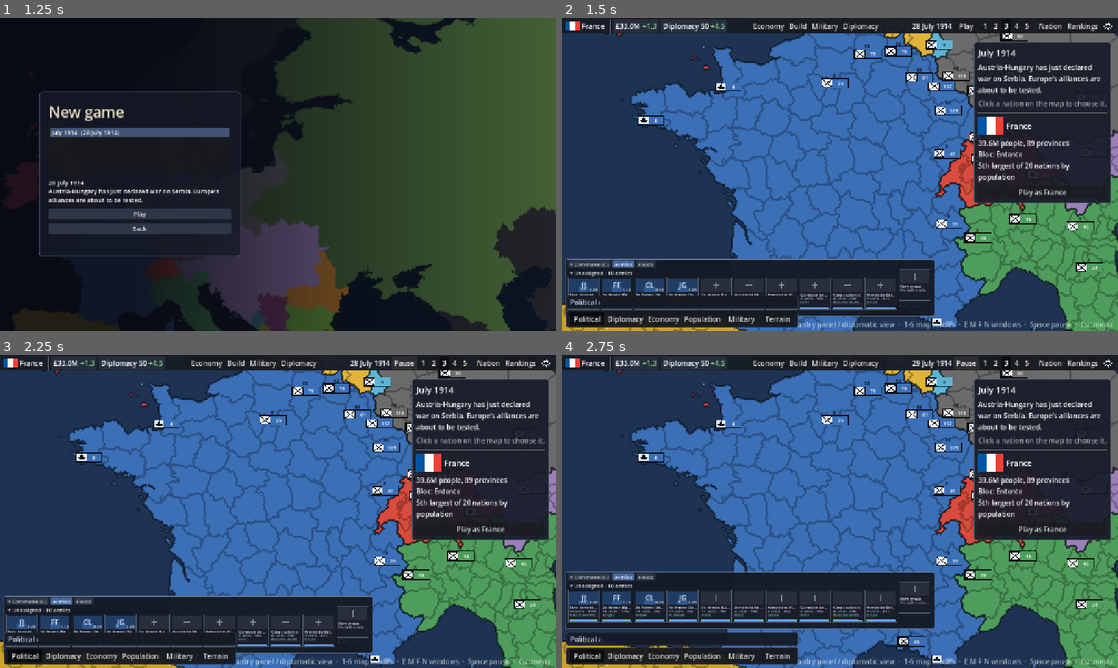
Above: before the commit, frames 1-4 (two rows, left to right).
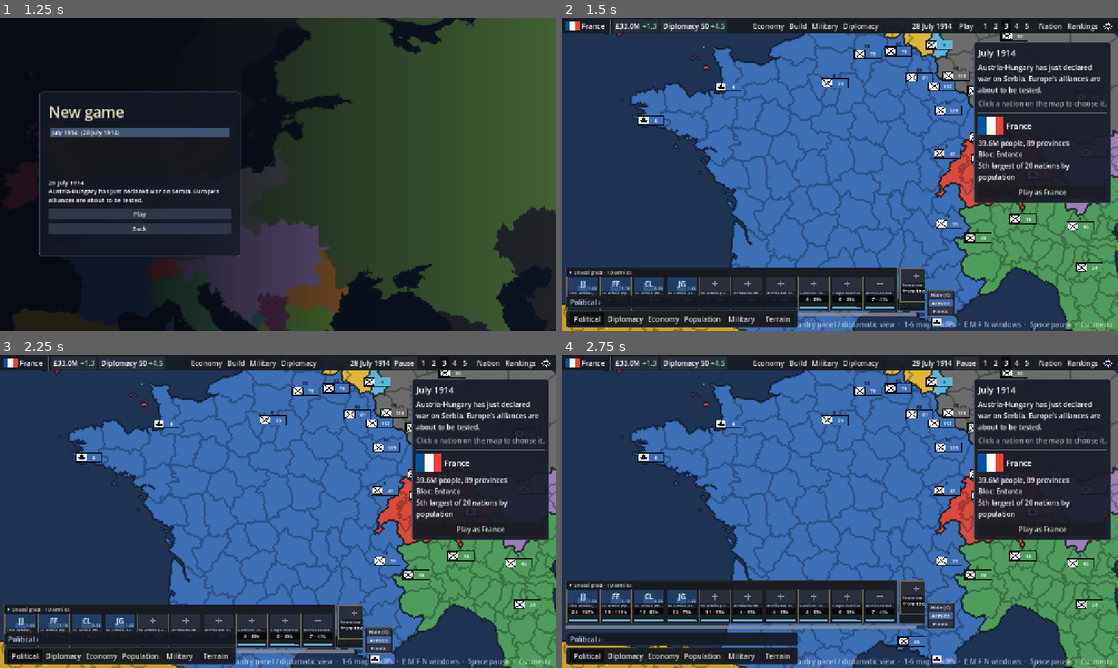
Above: after the commit, the same moments.

Repository: Yuri054/Foreign-Skies
Game: Godot game, scene res://scenes/menu.tscn
Same seed, same stepped clock (60 frames per second), same inputs: the game is played once before the commit and once after it.
Inputs:
- Up to frame 1 (1.25 s): click "New game" at 0.5 s
- Up to frame 2 (1.5 s): click "Play" at 1.25 s
- Up to frame 3 (2.25 s): click "Play" at 2 s
- Up to frame 4 (2.75 s): no input

Frame 1 is identical in both runs. In frame 2, 4.9% of the frame differs, in the area x 0-71%, y 76-96%; in frame 3, 4.9%; in frame 4, 6.5%, in the area x 0-71%, y 69-88%.

Commit message:
Style the command panel after Hearts of Iron: framed group blocks, count strips, tab column
Co-Authored-By: Claude Sonnet 5.5 <noreply@anthropic.com>

Diff:
--- a/scripts/ui/command_card.gd
+++ b/scripts/ui/command_card.gd
@@ -8,7 +8,7 @@
 signal pressed(shift: bool)
 signal context_requested(at: Vector2)
 
-const SIZE := Vector2(72, 72)
+const SIZE := Vector2(72, 76)
 const TILE_H := 30.0
 const GOLD := Color(0.95, 0.78, 0.25)
 const SELECT := Color(1.0, 0.95, 0.4)
@@ -90,13 +90,12 @@
 	for m in marks:
 		_text(font, m, Vector2(x, tile.position.y + 10.0), -1.0, 10, WARN if m == "!" else Color.WHITE, HORIZONTAL_ALIGNMENT_LEFT)
 		x += 10.0
-	var y := tile.end.y + 10.0
-	_text(font, title, Vector2(3, y), size.x - 6.0, 9, Color(0.92, 0.94, 1.0), HORIZONTAL_ALIGNMENT_LEFT)
-	y += 9.0
-	_text(font, line1, Vector2(3, y), size.x - 6.0, 9, Color(0.7, 0.74, 0.82), HORIZONTAL_ALIGNMENT_LEFT)
-	if not line2.is_empty():
-		y += 8.0
-		_text(font, line2, Vector2(3, y), size.x - 6.0, 8, Color(0.6, 0.64, 0.72), HORIZONTAL_ALIGNMENT_LEFT)
+	var y := tile.end.y + 9.0
+	_text(font, title, Vector2(3, y), size.x - 6.0, 9, Color(0.86, 0.88, 0.94), HORIZONTAL_ALIGNMENT_LEFT)
+	# The figure under the card, white on a dark strip (the units of an army, the ships of a fleet).
+	var strip := Rect2(2, tile.end.y + 12.0, size.x - 4.0, 15.0)
+	draw_rect(strip, Color(0.03, 0.035, 0.04, 0.95))
+	_text(font, line1, Vector2(strip.position.x, strip.end.y - 3.0), strip.size.x, 12, Color.WHITE)
 	var bar_y := size.y - 7.0
 	if strength >= 0.0:
 		draw_rect(Rect2(3, bar_y, size.x - 6.0, 2), Color(0, 0, 0, 0.6))
@@ -104,7 +103,7 @@
 	if morale >= 0.0:
 		draw_rect(Rect2(3, bar_y + 3.0, size.x - 6.0, 2), Color(0, 0, 0, 0.6))
 		draw_rect(Rect2(3, bar_y + 3.0, (size.x - 6.0) * clampf(morale, 0.0, 1.0), 2), Color(0.4, 0.65, 0.95))
-	var border := Color(0.3, 0.34, 0.42)
+	var border := Color(0.45, 0.41, 0.3)
 	var width := 1.0
 	if marshal:
 		border = GOLD
--- a/scripts/ui/command_panel.gd
+++ b/scripts/ui/command_panel.gd
@@ -12,7 +12,7 @@
 const BOTTOM := 34.0
 ## Room the build queue takes at the right while it shows.
 const QUEUE_ROOM := 318.0
-const MIN_WIDE := 360.0
+const MIN_CARDS := 220.0
 ## The share of the screen width the panel may take; the cards scroll beyond it.
 const MAX_SHARE := 0.7
 ## Room under the cards for the scroll bar.
@@ -31,7 +31,9 @@
 var _tab_army := Button.new()
 var _tab_navy := Button.new()
 var _title := Label.new()
-var _body := VBoxContainer.new()
+var _top := PanelContainer.new()
+var _div_frame := PanelContainer.new()
+var _tabs_col := PanelContainer.new()
 var _army_orders := HFlowContainer.new()
 var _fleet_orders := HFlowContainer.new()
 var _scroll := ScrollContainer.new()
@@ -94,16 +96,9 @@
 	offset_top = -BOTTOM
 	offset_bottom = -BOTTOM
 	_open = UiSettings.command_open
-	var style := StyleBoxFlat.new()
-	style.bg_color = Color(0.08, 0.1, 0.14, 0.95)
-	style.border_color = Color(0.4, 0.46, 0.58)
-	style.set_border_width_all(1)
-	style.set_corner_radius_all(4)
-	style.content_margin_left = 6
-	style.content_margin_right = 6
-	style.content_margin_top = 3
-	style.content_margin_bottom = 4
-	add_theme_stylebox_override("panel", style)
+	# No box around the whole panel: the map shows between the framed blocks, as in the
+	# Paradox games.
+	add_theme_stylebox_override("panel", StyleBoxEmpty.new())
 	# Smaller text than the rest of the interface keeps the panel short.
 	var small := UiTheme.build()
 	small.default_font_size = 12
@@ -122,12 +117,18 @@
 	var box := VBoxContainer.new()
 	box.add_theme_constant_override("separation", 3)
 	add_child(box)
-	var head := HBoxContainer.new()
-	head.add_theme_constant_override("separation", 4)
-	box.add_child(head)
+	# The orders for the selection sit in a frame of their own above the cards.
+	_top.add_theme_stylebox_override("panel", frame_style())
+	_top.size_flags_horizontal = Control.SIZE_SHRINK_BEGIN
+	_div_frame.add_theme_stylebox_override("panel", frame_style())
+	_div_frame.size_flags_horizontal = Control.SIZE_SHRINK_BEGIN
+	box.add_child(_top)
+	box.add_child(_div_frame)
+	var strip := HBoxContainer.new()
+	strip.add_theme_constant_override("separation", 4)
+	box.add_child(strip)
 	_toggle.tooltip_text = "Show or hide the command panel (C)."
 	_toggle.pressed.connect(toggle)
-	head.add_child(_toggle)
 	_tab_army.text = "Armies"
 	_tab_army.toggle_mode = true
 	_tab_army.tooltip_text = "Your armies under their field marshals."
@@ -136,27 +137,32 @@
 	_tab_navy.toggle_mode = true
 	_tab_navy.tooltip_text = "Your fleets. They also show when you select one."
 	_tab_navy.pressed.connect(func() -> void: _set_mode("navy"))
-	head.add_child(_tab_army)
-	head.add_child(_tab_navy)
-	# The orders for the selection share the top row; what is selected is in the tooltip.
+	_army_orders.add_theme_constant_override("h_separation", 2)
+	_fleet_orders.add_theme_constant_override("h_separation", 2)
 	_army_orders.size_flags_horizontal = Control.SIZE_EXPAND_FILL
 	_fleet_orders.size_flags_horizontal = Control.SIZE_EXPAND_FILL
-	_army_orders.add_theme_constant_override("h_separation", 2)
-	_fleet_orders.add_theme_constant_override("h_separation", 2)
-	head.add_child(_army_orders)
-	head.add_child(_fleet_orders)
-
-	_body.add_theme_constant_override("separation", 2)
-	box.add_child(_body)
+	var orders := HBoxContainer.new()
+	orders.add_child(_army_orders)
+	orders.add_child(_fleet_orders)
+	_top.add_child(orders)
 	_div_row.add_theme_constant_override("h_separation", 2)
 	_div_row.add_theme_constant_override("v_separation", 2)
-	_body.add_child(_div_row)
+	_div_frame.add_child(_div_row)
 	_scroll.horizontal_scroll_mode = ScrollContainer.SCROLL_MODE_AUTO
 	_scroll.vertical_scroll_mode = ScrollContainer.SCROLL_MODE_DISABLED
-	_scroll.custom_minimum_size = Vector2(MIN_WIDE - 12.0, CommandCard.SIZE.y + 22.0)
-	_cards.add_theme_constant_override("separation", 6)
+	_scroll.custom_minimum_size = Vector2(MIN_CARDS, CommandCard.SIZE.y + 24.0)
+	_cards.add_theme_constant_override("separation", 4)
 	_scroll.add_child(_cards)
-	_body.add_child(_scroll)
+	strip.add_child(_scroll)
+	# The tabs stand in a column at the right end of the strip, as in the Paradox games.
+	_tabs_col.add_theme_stylebox_override("panel", frame_style())
+	_tabs_col.size_flags_vertical = Control.SIZE_SHRINK_END
+	var tabs := VBoxContainer.new()
+	tabs.add_child(_toggle)
+	tabs.add_child(_tab_army)
+	tabs.add_child(_tab_navy)
+	_tabs_col.add_child(tabs)
+	strip.add_child(_tabs_col)
 	add_child(_menu)
 	_menu.id_pressed.connect(func(id: int) -> void:
 		if id >= 0 and id < _menu_calls.size():
@@ -311,16 +317,17 @@
 	visible = GameState.get_player() != null
 	if not visible:
 		return
-	_toggle.text = "▾ Command (C)" if _open else "▴ Command (C)"
+	_toggle.text = "Hide (C)" if _open else "Command (C)"
 	_tab_army.set_pressed_no_signal(_mode == "army")
 	_tab_navy.set_pressed_no_signal(_mode == "navy")
 	_tab_army.visible = _open
 	_tab_navy.visible = _open
-	_body.visible = _open
+	_scroll.visible = _open
 	var armies := _armies()
 	var fleets := _fleets()
 	_army_orders.visible = _open and _mode == "army" and not armies.is_empty()
 	_fleet_orders.visible = _open and _mode == "navy" and not fleets.is_empty()
+	_top.visible = _army_orders.visible or _fleet_orders.visible
 	_title.text = _army_title(armies) if _mode == "army" else _fleet_title(fleets)
 	tooltip_text = _title.text
 	_refresh_divisions(armies)
@@ -338,6 +345,7 @@
 func _refresh_divisions(armies: Array[Army]) -> void:
 	var show := _open and _mode == "army" and armies.size() == 1 and not armies[0].embarked()
 	_div_row.visible = show
+	_div_frame.visible = show
 	if not show:
 		_div_sel.clear()
 		_div_army = 0
@@ -511,18 +519,39 @@
 	var n := GameState.get_player()
 	if n != null and not (n.construction.is_empty() and n.shipbuilding.is_empty()):
 		right -= QUEUE_ROOM
-	var avail := minf(maxf(right - left, 320.0), view.x * MAX_SHARE)
-	# Wide enough for the top row with the orders on it, so they do not wrap onto a second line.
-	var top_row := _toggle.get_combined_minimum_size().x + _tab_army.get_combined_minimum_size().x + _tab_navy.get_combined_minimum_size().x + 24.0
-	top_row += _natural_width(_army_orders) if _army_orders.visible else (_natural_width(_fleet_orders) if _fleet_orders.visible else 0.0)
-	var want := clampf(maxf(maxf(_cards.get_combined_minimum_size().x + 16.0, MIN_WIDE), top_row), 320.0, avail)
+	var tabs_w := _tabs_col.get_combined_minimum_size().x
+	var avail := minf(maxf(right - left, 320.0), view.x * MAX_SHARE) - tabs_w - 4.0
+	# Wide enough for the orders to stay on one line.
+	var orders_w := _natural_width(_army_orders) if _army_orders.visible else (_natural_width(_fleet_orders) if _fleet_orders.visible else 0.0)
+	orders_w += 14.0
+	var inner := clampf(maxf(maxf(_cards.get_combined_minimum_size().x + 4.0, MIN_CARDS), orders_w - tabs_w), 120.0, avail)
+	var want := inner + tabs_w + 4.0
 	if not _open:
-		want = _toggle.get_combined_minimum_size().x + 16.0
-	_scroll.custom_minimum_size = Vector2(want - 12.0, _cards.get_combined_minimum_size().y + SCROLLBAR)
+		want = tabs_w
+	_scroll.custom_minimum_size = Vector2(inner, _cards.get_combined_minimum_size().y + SCROLLBAR)
+	# The frames over the cards are as wide as their buttons need, up to the width of the panel,
+	# so a flow of buttons wraps only when it must.
+	var room := inner + tabs_w + 4.0
+	_top.custom_minimum_size.x = minf(orders_w, room)
+	_div_frame.custom_minimum_size.x = minf(_natural_width(_div_row) + 14.0, room)
 	offset_left = left
 	offset_right = left + want
 	offset_top = -bottom
 	offset_bottom = -bottom
+
+
+## The dark, brass-edged frame the blocks of the panel sit in.
+static func frame_style() -> StyleBoxFlat:
+	var box := StyleBoxFlat.new()
+	box.bg_color = Color(0.09, 0.1, 0.11, 0.94)
+	box.border_color = Color(0.5, 0.45, 0.31)
+	box.set_border_width_all(1)
+	box.set_corner_radius_all(2)
+	box.content_margin_left = 4
+	box.content_margin_right = 4
+	box.content_margin_top = 2
+	box.content_margin_bottom = 3
+	return box
 
 
 ## The width a flow of buttons needs to stay on one line.
@@ -555,7 +584,7 @@
 ## cards.
 func _make_block(block: Dictionary) -> Control:
 	var col := VBoxContainer.new()
-	col.add_theme_constant_override("separation", 3)
+	col.add_theme_constant_override("separation", 2)
 	if block.has("header"):
 		var head := HBoxContainer.new()
 		head.add_theme_constant_override("separation", 2)
@@ -581,7 +610,10 @@
 	for spec: Dictionary in block.cards:
 		row.add_child(_make_card(spec))
 	col.add_child(row)
-	return col
+	var framed := PanelContainer.new()
+	framed.add_theme_stylebox_override("panel", frame_style())
+	framed.add_child(col)
+	return framed
 
 
 func _make_card(spec: Dictionary) -> CommandCard:
@@ -615,7 +647,7 @@
 		tip += "\nNo general: right click to give it one."
 	return {"kind": "army", "id": a.id, "title": a.display_name, "badge": CommandCard.initials(a.general_name),
 			"skill": ("%.2f" % a.general_skill) if has_general else "", "empty": not has_general,
-			"line1": "%d units · %s" % [a.units.size(), Fmt.people(a.men())], "line2": MapData.provinces[a.province].name,
+			"line1": "%d · %s" % [a.units.size(), Fmt.people(a.men())],
 			"strength": a.men() / maxf(full, 1.0), "morale": a.morale(), "tint": tint, "selected": _ids.has(a.id),
 			"fighting": a.fighting, "marks": marks, "tip": tip}
 
@@ -635,7 +667,7 @@
 		tip += "\nNo field marshal: right click to appoint one."
 	return {"kind": "marshal", "id": group.id, "title": "Marshal", "badge": CommandCard.initials(m.display_name) if m != null else "",
 			"skill": ("%.2f" % m.skill) if m != null else "", "empty": m == null, "marshal": true,
-			"line1": m.display_name if m != null else "none", "line2": "%d armies" % group.army_ids.size(),
+			"line1": "%d armies" % group.army_ids.size(),
 			"tint": tint, "selected": all_selected, "tip": tip}
 
 
@@ -709,7 +741,7 @@
 			marks.append("›")
 		var mission: String = Navy.cfg.missions.get(f.mission, f.mission)
 		cards.append({"kind": "fleet", "id": f.id, "title": f.display_name, "badge": str(f.ships.size()), "skill": mission,
-				"line1": "%d ships · %d%%" % [f.ships.size(), roundi(strength / count * 100.0)], "line2": _where(f),
+				"line1": "%d · %d%%" % [f.ships.size(), roundi(strength / count * 100.0)],
 				"strength": strength / count, "morale": f.morale(), "tint": tint, "selected": _fleet_ids.has(f.id),
 				"fighting": f.fighting, "marks": marks,
 				"tip": "%s\n%d ships, morale %d%%\n%s: %s" % [f.display_name, f.ships.size(), roundi(f.morale() * 100.0), mission, _where(f)]})
--- a/tests/command_panel_test.gd
+++ b/tests/command_panel_test.gd
@@ -254,19 +254,19 @@
 
 
 func _test_toggle(bar: Node, Settings) -> void:
-	_check(bar.is_open() and bar._body.visible, "the panel starts open")
+	_check(bar.is_open() and bar._scroll.visible, "the panel starts open")
 	var open_height: float = bar.size.y
 	bar.toggle()
 	await process_frame
 	await process_frame
-	_check(not bar.is_open() and not bar._body.visible and bar.visible, "the toggle hides the cards but leaves the header")
+	_check(not bar.is_open() and not bar._scroll.visible and bar.visible, "the toggle hides the cards but leaves the toggle")
 	_check(bar.size.y < open_height and not Settings.command_open, "it gets shorter and the choice is kept (%d to %d)" % [open_height, bar.size.y])
 	var key := InputEventKey.new()
 	key.keycode = KEY_C
 	key.pressed = true
 	bar._unhandled_key_input(key)
 	await process_frame
-	_check(bar.is_open() and bar._body.visible and Settings.command_open, "the C key opens it again")
+	_check(bar.is_open() and bar._scroll.visible and Settings.command_open, "the C key opens it again")
 	var palette: Control = get_first_node_in_group("map_modes")
 	_check(bar.get_global_rect().end.y <= palette.get_global_rect().position.y + 1.0 and bar.get_global_rect().end.x <= root.get_visible_rect().size.x, "it sits above the map modes and inside the screen")
 
Not shown, changed: DESIGN.md
